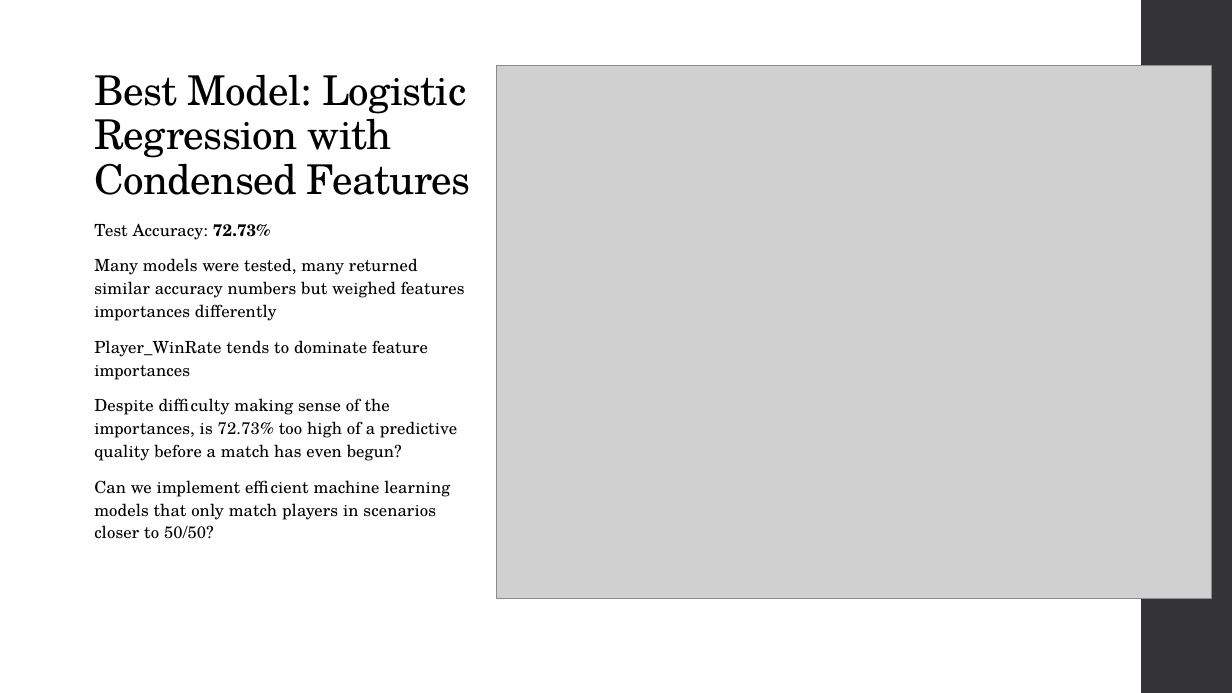
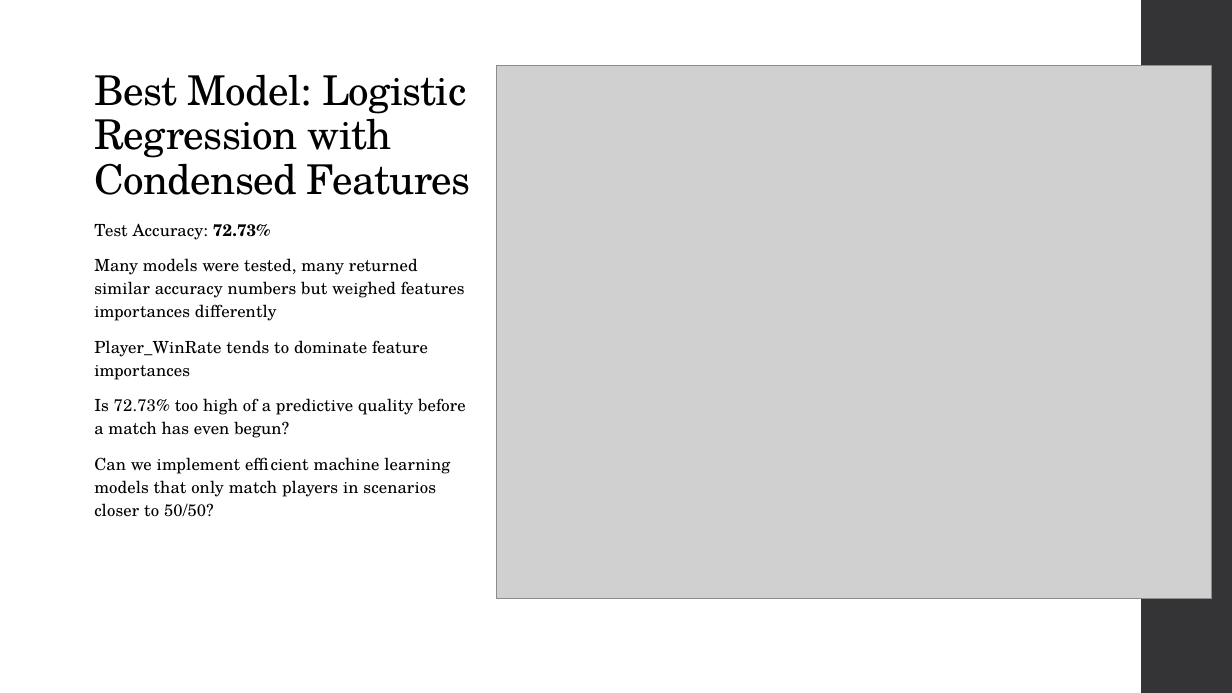
Before and after one commit to Drymander/Capstone-Halo-5, a slide deck: slide 10 of presentation/Presentation.pptx. Drawn at 1232x693 pixels with LibreOffice and Linux fonts; fonts in the diff are those of the drawing; grey boxes stand for pictures. Boxes give left, top, right and bottom in pixels: in the first picture for what was removed or moved away, otherwise in the second. Text is boxed around its words. In the diff, an @@ line names an element or a change of style, - is before the commit and + after.

```diff
--- a/presentation/Presentation.pptx
+++ b/presentation/Presentation.pptx
@@ text at (94,398,466,438): text changed @@
-Despite difficulty making sense of the importances, is 72.73% too high of a predictive quality before a match has even begun?
+Is 72.73% too high of a predictive quality before a match has even begun?
```
Also in this commit, not shown: 7 other slides changed, 5 other files.
